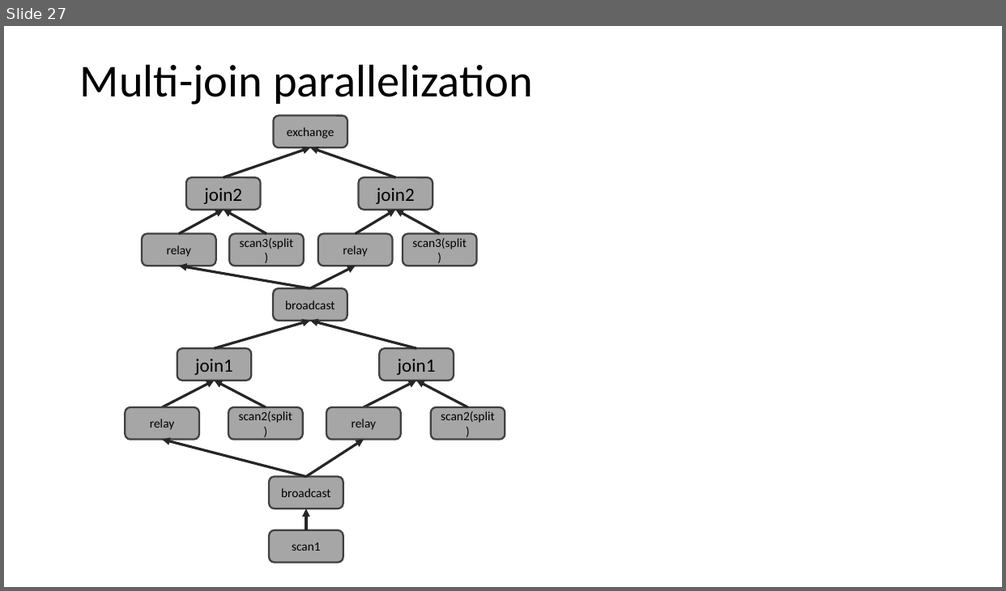
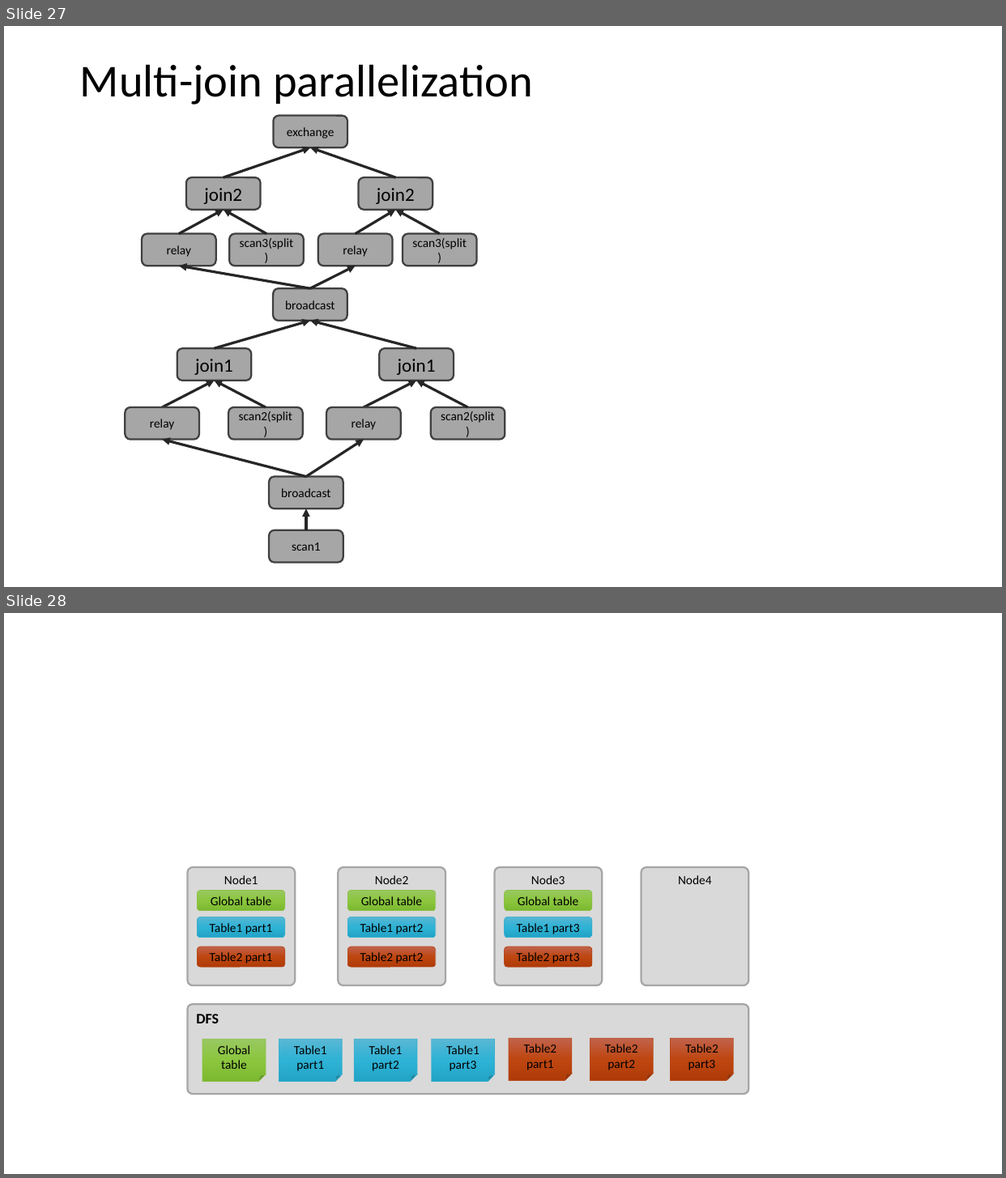
Before and after one commit to scott-zgeng/thor, a slide deck: doc/thor architecture.pptx. Shown one above the other, each under a label of ours: slide 27 before the commit, slides 27 and 28 after it. The pictures are 1006x591 and 1006x1178 pixels, drawn with LibreOffice and Linux fonts; fonts in the diff are those of the drawing. Boxes give left, top, right and bottom in pixels: in the first picture for what was removed or moved away, otherwise in the second. Text is boxed around its words. In the diff, an @@ line names an element or a change of style, - is before the commit and + after.

```diff
--- a/doc/thor architecture.pptx
+++ b/doc/thor architecture.pptx
@@ slide 28 added at [4,613,1002,1174], background #FFFFFF @@
@@ rounded rectangle added at [187,867,296,986], fill #D9D9D9, outline #A6A6A6 1.75 pt, 12 pt, text #000000 @@
+Node1
@@ rounded rectangle added at [338,867,445,986], fill #D9D9D9, outline #A6A6A6 1.75 pt, 12 pt, text #000000 @@
+Node2
@@ rounded rectangle added at [494,867,602,986], fill #D9D9D9, outline #A6A6A6 1.75 pt, 12 pt, text #000000 @@
+Node3
@@ rounded rectangle added at [641,867,749,986], fill #D9D9D9, outline #A6A6A6 1.75 pt, 12 pt, text #000000 @@
+Node4
@@ rounded rectangle added at [197,891,285,911], fill gradient #98C862 to #8CC73F to #7DB831, outline #8BC145 0.5 pt, 12 pt, text #000000 @@
+Global table
@@ rounded rectangle added at [347,891,435,911], fill gradient #98C862 to #8CC73F to #7DB831, outline #8BC145 0.5 pt, 12 pt, text #000000 @@
+Global table
@@ rounded rectangle added at [504,891,592,911], fill gradient #98C862 to #8CC73F to #7DB831, outline #8BC145 0.5 pt, 12 pt, text #000000 @@
+Global table
@@ rounded rectangle added at [197,917,285,937], fill gradient #59B8D4 to #2EB3D6 to #21A4C6, outline #36AFCE 0.5 pt, 12 pt, text #000000 @@
+Table1 part1
@@ rounded rectangle added at [347,917,435,937], fill gradient #59B8D4 to #2EB3D6 to #21A4C6, outline #36AFCE 0.5 pt, 12 pt, text #000000 @@
+Table1 part2
@@ rounded rectangle added at [504,917,592,937], fill gradient #59B8D4 to #2EB3D6 to #21A4C6, outline #36AFCE 0.5 pt, 12 pt, text #000000 @@
+Table1 part3
@@ rounded rectangle added at [197,947,285,967], fill gradient #C2634D to #BF4611 to #B13B08, outline #B74919 0.5 pt, 12 pt, text #000000 @@
+Table2 part1
@@ rounded rectangle added at [347,947,435,967], fill gradient #C2634D to #BF4611 to #B13B08, outline #B74919 0.5 pt, 12 pt, text #000000 @@
+Table2 part2
@@ rounded rectangle added at [504,947,592,967], fill gradient #C2634D to #BF4611 to #B13B08, outline #B74919 0.5 pt, 12 pt, text #000000 @@
+Table2 part3
@@ rounded rectangle added at [187,1004,749,1094], fill #D9D9D9, outline #A6A6A6 1.75 pt, 14 pt, text #000000, bold @@
+DFS
@@ folded corner added at [202,1040,266,1082], fill gradient #98C862 to #8CC73F to #7DB831, outline #8BC145 0.5 pt, 12 pt, text #000000 @@
+Global table
@@ folded corner added at [279,1040,342,1082], fill gradient #59B8D4 to #2EB3D6 to #21A4C6, outline #36AFCE 0.5 pt, 12 pt, text #000000 @@
+Table1 part1
@@ folded corner added at [355,1040,417,1082], fill gradient #59B8D4 to #2EB3D6 to #21A4C6, outline #36AFCE 0.5 pt, 12 pt, text #000000 @@
+Table1 part2
@@ folded corner added at [432,1040,494,1082], fill gradient #59B8D4 to #2EB3D6 to #21A4C6, outline #36AFCE 0.5 pt, 12 pt, text #000000 @@
+Table1 part3
@@ folded corner added at [509,1038,572,1081], fill gradient #C2634D to #BF4611 to #B13B08, outline #B74919 0.5 pt, 12 pt, text #000000 @@
+Table2 part1
@@ folded corner added at [590,1038,653,1081], fill gradient #C2634D to #BF4611 to #B13B08, outline #B74919 0.5 pt, 12 pt, text #000000 @@
+Table2
+part2
@@ folded corner added at [671,1038,733,1081], fill gradient #C2634D to #BF4611 to #B13B08, outline #B74919 0.5 pt, 12 pt, text #000000 @@
+Table2 part3
```
Also in this commit, not shown: 1 slide removed, 1 other file.
